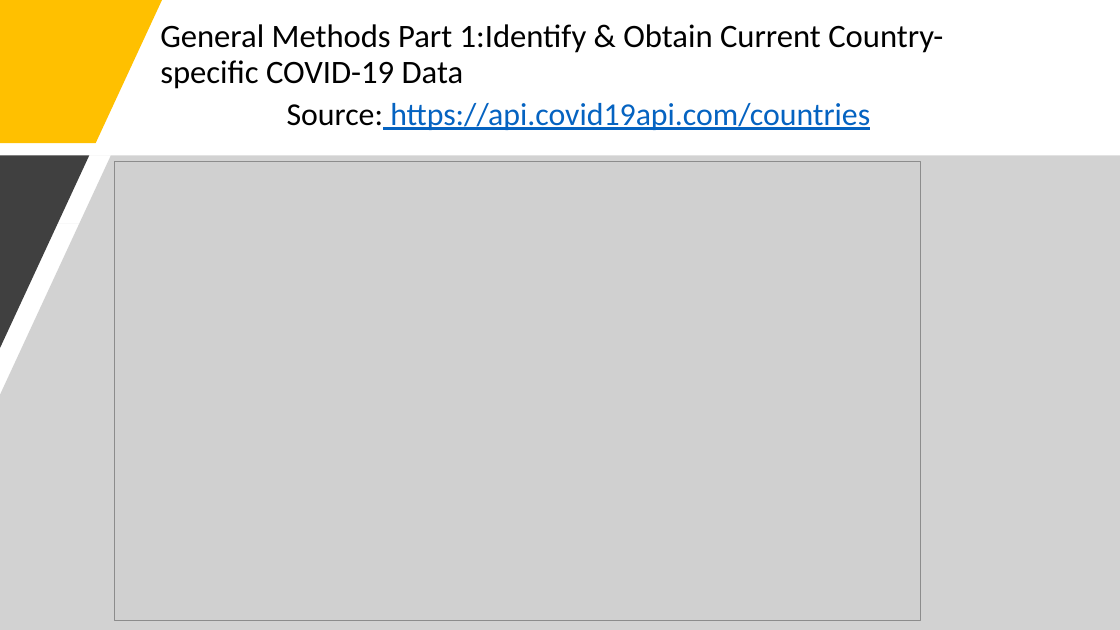
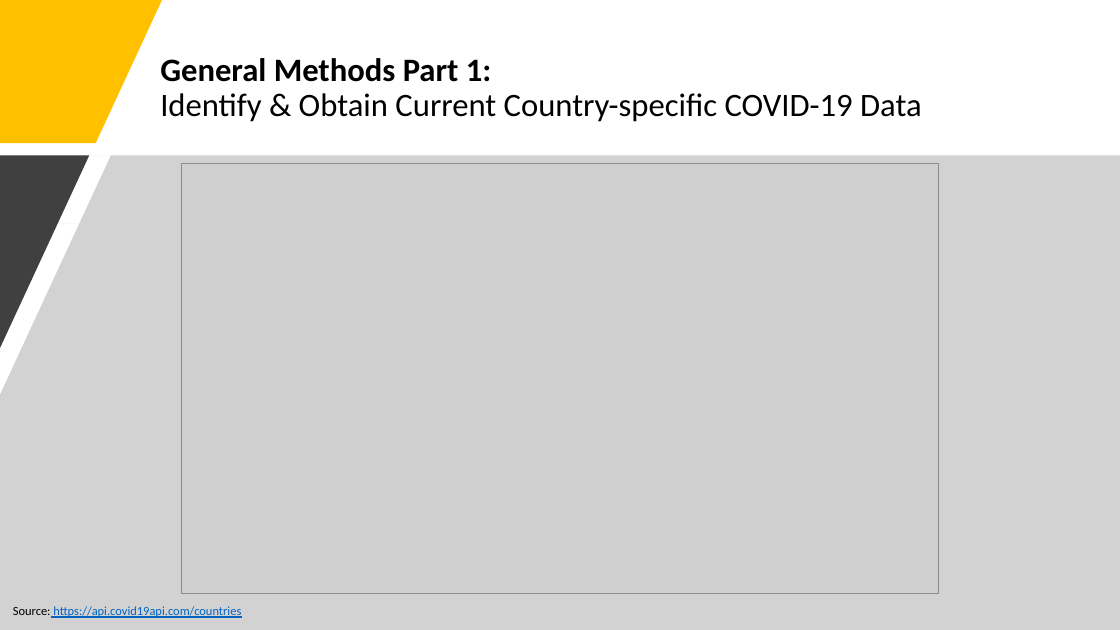
Before and after one commit to mirahmed07/project_covid_global, a slide deck: slide 6 of COVID-19_Presentation_DRAFT.pptx (slide 5 before the commit). Drawn at 1120x630 pixels with LibreOffice and Linux fonts; fonts in the diff are those of the drawing; grey boxes stand for pictures. Boxes give left, top, right and bottom in pixels: in the first picture for what was removed or moved away, otherwise in the second. Text is boxed around its words. In the diff, an @@ line names an element or a change of style, - is before the commit and + after.

```diff
--- a/COVID-19_Presentation_DRAFT.pptx
+++ b/COVID-19_Presentation_DRAFT.pptx
@@ text at [160,58,922,122]: text changed @@
-General Methods Part 1:Identify & Obtain Current Country-specific COVID-19 Data
+General Methods Part 1:
+Identify & Obtain Current Country-specific COVID-19 Data
@@ picture: place and size @@
-picture at [114,162,921,620]
+picture at [181,163,939,593]
@@ text "Source: https://api.covid19api.com/countries": place and size @@
-text "Source: https://api.covid19api.com/countries" at [287,103,870,130]
+text "Source: https://api.covid19api.com/countries" at [13,606,241,618]
@@ text "Source: https://api.covid19api.com/countries" at [13,606,241,618]: size 27.3 to 10.7 pt @@
```
Also in this commit, not shown: 6 other slides changed, 6 slides added.
